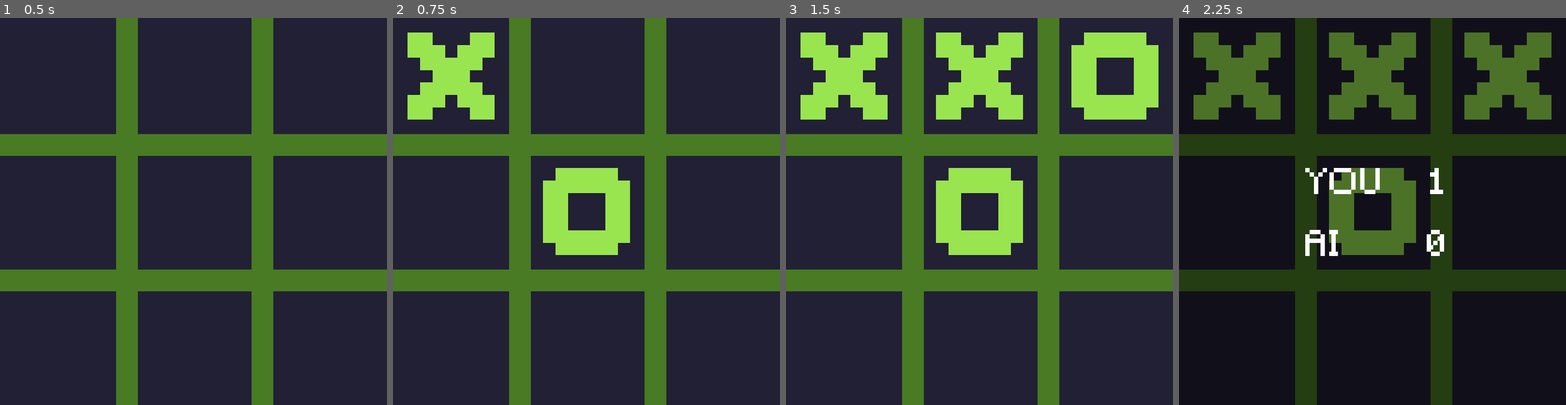
Above: before the commit, frames 1-4 (left to right).
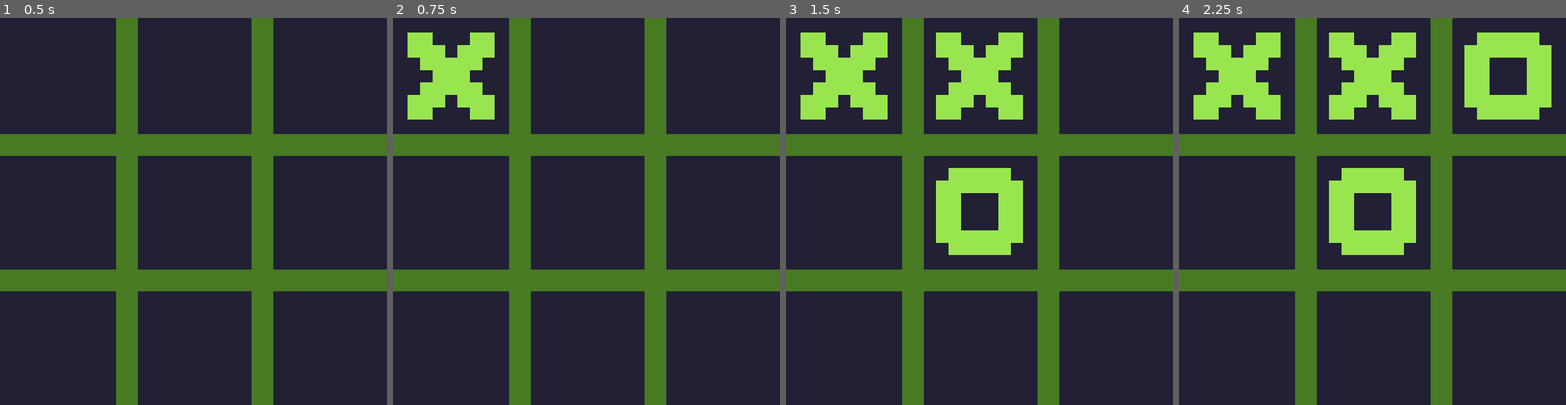
Above: after the commit, the same moments.

Repository: enchantmenttable/tic-tac-toe-godot
Game: Godot game, scene res://scenes/Game.tscn
Same seed, same stepped clock (60 frames per second), same inputs: the game is played once before the commit and once after it.
Inputs (mouse positions are in pixels of both pictures, inside the frame that each line leads up to):
- Up to frame 1 (0.5 s): no input
- Up to frame 2 (0.75 s): tap Enter at 0.5 s; move the mouse to (451, 76) at 0.52 s; click (451, 76) at 0.67 s
- Up to frame 3 (1.5 s): tap Space at 1.25 s; move the mouse to (979, 76) at 1.27 s; click (979, 76) at 1.42 s
- Up to frame 4 (2.25 s): tap Enter at 2 s; move the mouse to (1507, 76) at 2.02 s; click (1507, 76) at 2.17 s

Frame 1 is identical in both runs. In frame 2, 3.7% of the frame differs, in the area x 38-62%, y 38-62%; in frame 3, 3.7%; in frame 4, 100%, in the area x 0-100%, y 0-100%.

Commit message:
add logic: player cannot change cell with O -> X

Diff:
--- a/scripts/Game.gd
+++ b/scripts/Game.gd
@@ -209,6 +209,7 @@
 func update():
 	update_board_array()
 	if comp_turn:
+		yield(get_tree().create_timer(0.3), "timeout")
 		ai_turn()
 	if wins(board, HUMAN):
 		score_board(HUMAN)
@@ -229,7 +230,7 @@
 	$Menu/Score.hide()
 
 	if comp_turn:
-		yield(get_tree().create_timer(0.5), "timeout")
+		yield(get_tree().create_timer(0.3), "timeout")
 		ai_turn()
 
 
--- a/scripts/SelectableArea.gd
+++ b/scripts/SelectableArea.gd
@@ -21,7 +21,7 @@
 
 func _on_POS_input_event(viewport, event, shape_idx):
 	if event is InputEventMouseButton and event.pressed:
-		if event.button_index == BUTTON_LEFT:
+		if event.button_index == BUTTON_LEFT and $x_o.texture == null:
 			spr_selected = true
 			$Hover.hide()
 			$x_o.set_texture(x)
